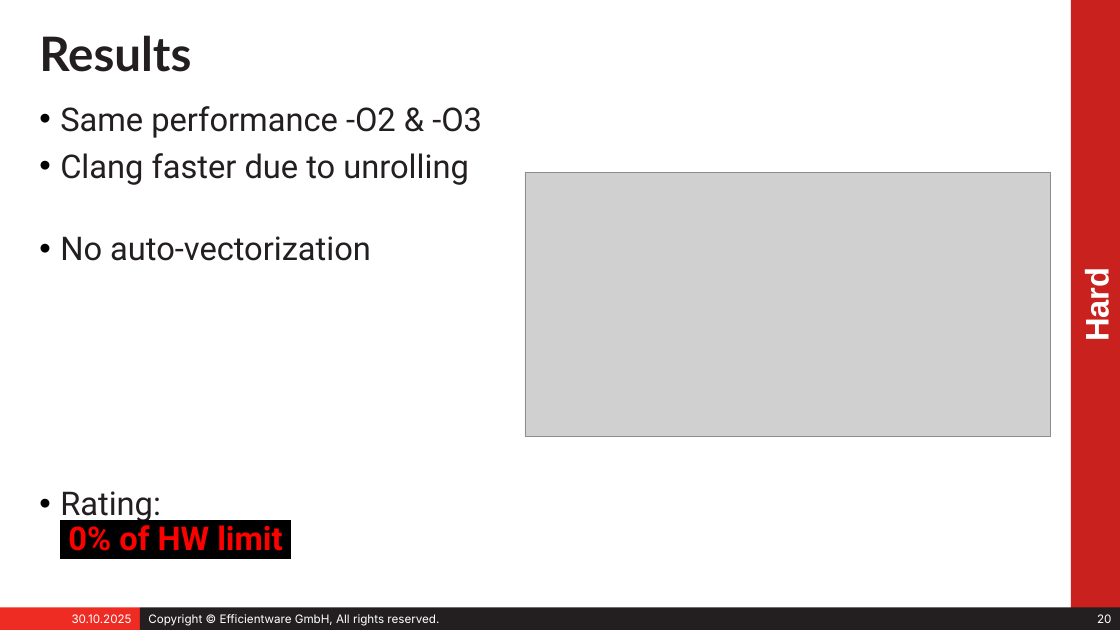
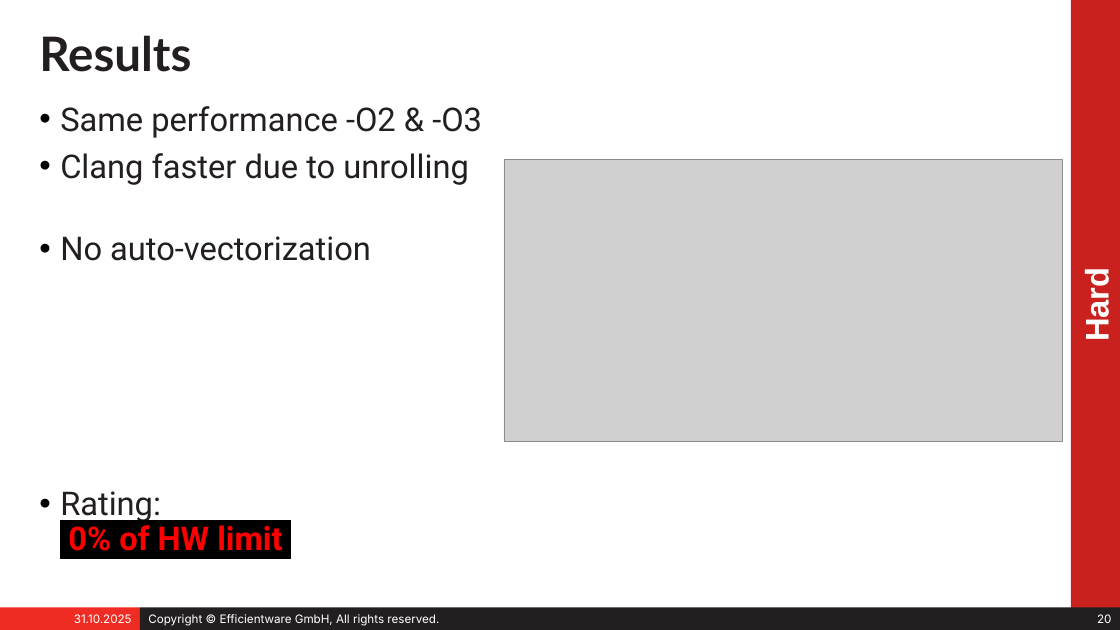
Before and after one commit to stefeff/auto-vectorization, a slide deck: slide 20 of presentation/speed_for_free.odp. Drawn at 1120x630 pixels with LibreOffice and Linux fonts; fonts in the diff are those of the drawing; grey boxes stand for pictures. Boxes give left, top, right and bottom in pixels: in the first picture for what was removed or moved away, otherwise in the second. Text is boxed around its words. In the diff, an @@ line names an element or a change of style, - is before the commit and + after.

```diff
--- a/presentation/speed_for_free.odp
+++ b/presentation/speed_for_free.odp
@@ picture: place and size @@
-picture at [525, 172, 1050, 437]
+picture at [504, 160, 1062, 441]
@@ text in rectangle at [74, 614, 132, 623]: text changed @@
-30.10.2025
+31.10.2025
```
Also in this commit, not shown: 21 other slides changed, 1 other file.
